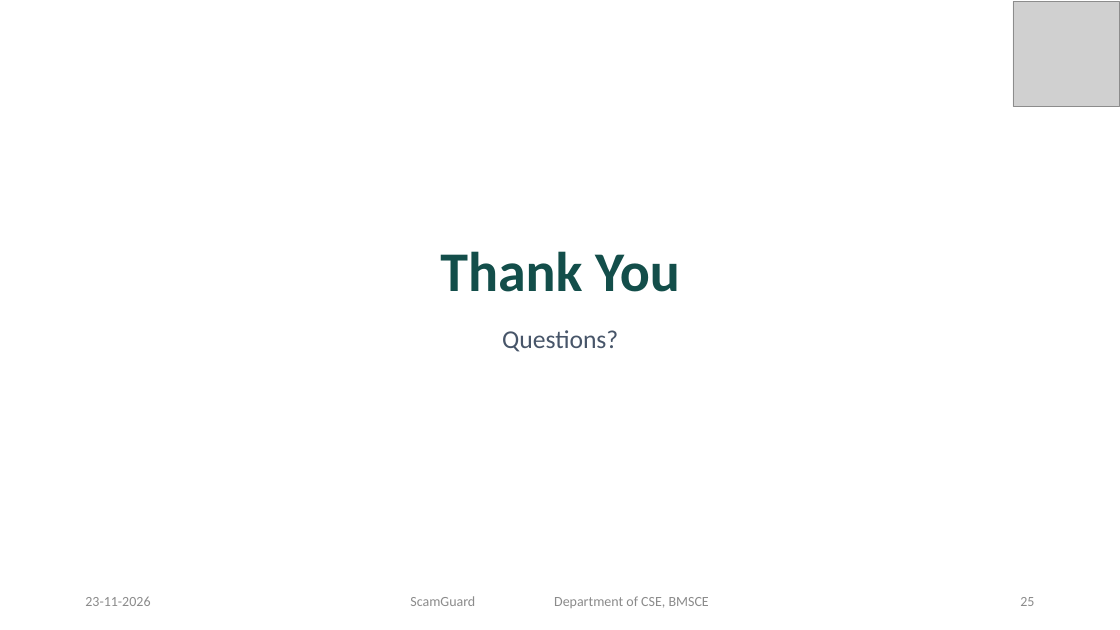
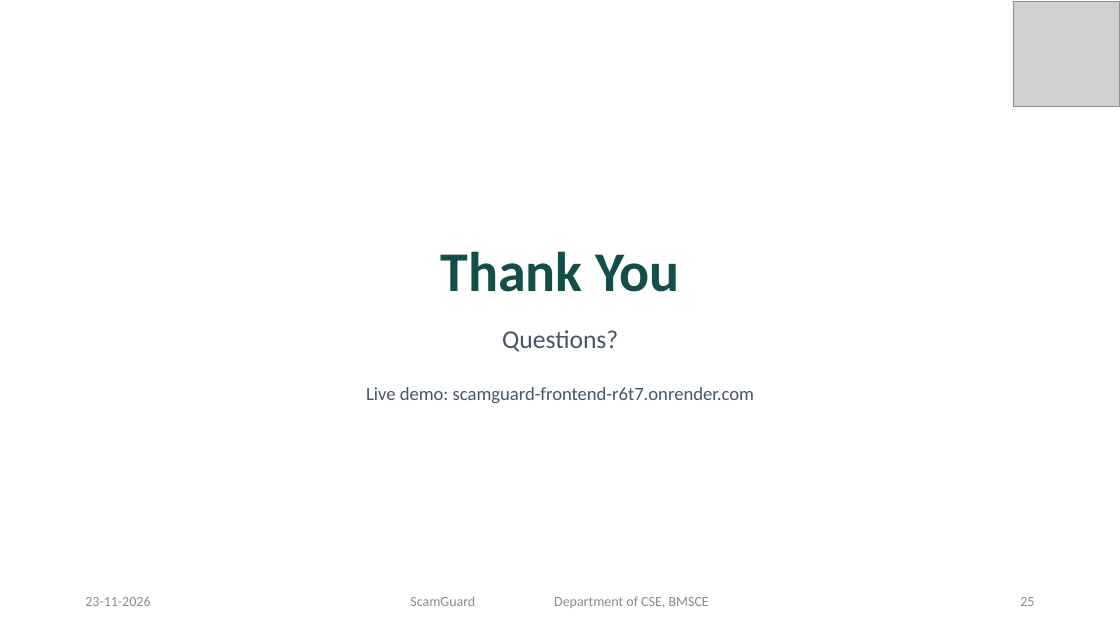
Before and after one commit to priyamthakur275/ScamGuard-AI, a slide deck: slide 25 of docs/presentation/ScamGuard_Final_Presentation.pptx. Drawn at 1120x630 pixels with LibreOffice and Linux fonts; fonts in the diff are those of the drawing; grey boxes stand for pictures. Boxes give left, top, right and bottom in pixels: in the first picture for what was removed or moved away, otherwise in the second. Text is boxed around its words. In the diff, an @@ line names an element or a change of style, - is before the commit and + after.

Commit message:
Report and PPT: add live application link

```diff
--- a/docs/presentation/ScamGuard_Final_Presentation.pptx
+++ b/docs/presentation/ScamGuard_Final_Presentation.pptx
@@ text added at <box>366,387,754,403</box>, 16 pt, text #475569 @@
+Live demo: scamguard-frontend-r6t7.onrender.com
```
Also in this commit, not shown: 3 other files.
